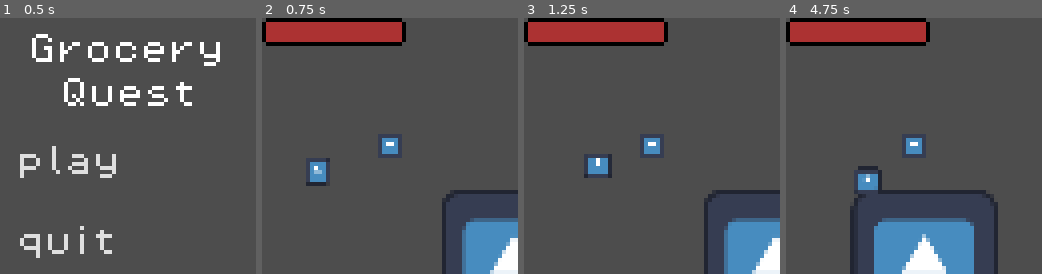
Above: before the commit, frames 1-4 (left to right).
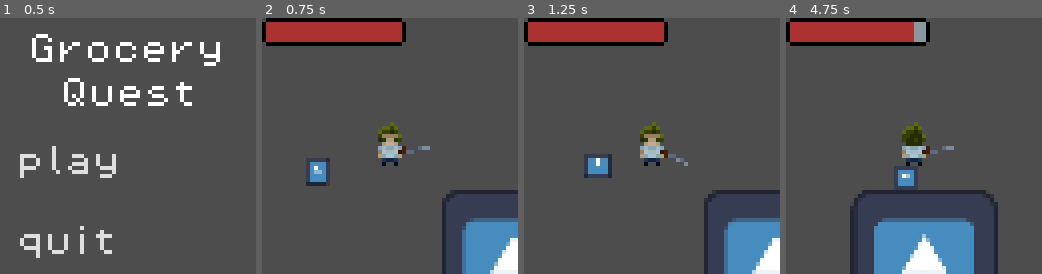
Above: after the commit, the same moments.

Repository: GaetanoRe/GroceryQuest
Game: Godot game, scene res://scenes/UI/main_menu.tscn
Same seed, same stepped clock (60 frames per second), same inputs: the game is played once before the commit and once after it. The engine's default icon, where the game draws it, is replaced by a stand-in: a white triangle on a blue panel in a dark square.
Inputs (mouse positions are in pixels of both pictures, inside the frame that each line leads up to):
- Up to frame 1 (0.5 s): no input
- Up to frame 2 (0.75 s): click "play" at 0.5 s
- Up to frame 3 (1.25 s): no input
- Up to frame 4 (4.75 s): move the mouse to (970, 133) at 1.27 s; press the mouse at (970, 133) at 1.28 s; hold D (walk_right) 1.28-2.03 s; move the mouse to (862, 158) at 2.02 s; release the mouse at (862, 158) at 2.03 s; hold S (walk_down) 2.03-2.78 s; click (862, 158) at 2.1 s; move the mouse to (939, 89) at 2.77 s; press the mouse at (939, 89) at 2.78 s; hold D (walk_right) 2.78-3.53 s; move the mouse to (901, 197) at 3.52 s; release the mouse at (901, 197) at 3.53 s; hold W (walk_up) 3.53-4.28 s; click (901, 197) at 3.6 s; move the mouse to (990, 184) at 4.27 s; press the mouse at (990, 184) at 4.28 s; hold A (walk_left) from 4.28 s (still down)

Frame 1 is identical in both runs. In frame 2, 1.4% of the frame differs, in the area x 45-66%, y 40-58%; in frame 3, 1.4%; in frame 4, 3.0%, in the area x 26-66%, y 1-69%.

Commit message:
Attack Mechanic
added attack mechanic and animation. added walking animations as well

Diff:
--- a/scenes/enemy.tscn
+++ b/scenes/enemy.tscn
@@ -4,7 +4,7 @@
 [ext_resource type="Script" path="res://scenes/enemy.gd" id="1_uxv53"]
 
 [sub_resource type="RectangleShape2D" id="RectangleShape2D_x1ryj"]
-size = Vector2(44, 38)
+size = Vector2(56, 47)
 
 [sub_resource type="RectangleShape2D" id="RectangleShape2D_nkegf"]
 size = Vector2(6, 6)
@@ -13,7 +13,6 @@
 radius = 6.0
 
 [node name="Enemy" type="CharacterBody2D"]
-position = Vector2(0, -2)
 script = ExtResource("1_uxv53")
 metadata/_edit_group_ = true
 
--- a/scenes/player/player.tscn
+++ b/scenes/player/player.tscn
@@ -1,22 +1,165 @@
-[gd_scene load_steps=5 format=3 uid="uid://bilijqk4xkux4"]
+[gd_scene load_steps=18 format=3 uid="uid://bilijqk4xkux4"]
 
 [ext_resource type="Script" path="res://scripts/player/player.gd" id="1_brhwy"]
-[ext_resource type="Texture2D" uid="uid://cmr1yfws58ofn" path="res://icon.svg" id="2_raxmv"]
+[ext_resource type="Texture2D" uid="uid://deovbvmod6kea" path="res://assets/Character/GQ_MC.png" id="2_5jf2e"]
+[ext_resource type="Texture2D" uid="uid://bn8s541u8ygu7" path="res://assets/GQ_SwordAnim.png" id="3_ecgo6"]
+
+[sub_resource type="AtlasTexture" id="AtlasTexture_as07r"]
+atlas = ExtResource("2_5jf2e")
+region = Rect2(96, 0, 32, 32)
+
+[sub_resource type="AtlasTexture" id="AtlasTexture_272gv"]
+atlas = ExtResource("2_5jf2e")
+region = Rect2(0, 0, 32, 32)
+
+[sub_resource type="AtlasTexture" id="AtlasTexture_2yhhd"]
+atlas = ExtResource("2_5jf2e")
+region = Rect2(96, 0, 32, 32)
+
+[sub_resource type="AtlasTexture" id="AtlasTexture_eluxg"]
+atlas = ExtResource("2_5jf2e")
+region = Rect2(128, 0, 32, 32)
+
+[sub_resource type="AtlasTexture" id="AtlasTexture_1xc8r"]
+atlas = ExtResource("2_5jf2e")
+region = Rect2(160, 0, 32, 32)
+
+[sub_resource type="AtlasTexture" id="AtlasTexture_1dmbk"]
+atlas = ExtResource("2_5jf2e")
+region = Rect2(0, 0, 32, 32)
+
+[sub_resource type="AtlasTexture" id="AtlasTexture_ulpev"]
+atlas = ExtResource("2_5jf2e")
+region = Rect2(32, 0, 32, 32)
+
+[sub_resource type="AtlasTexture" id="AtlasTexture_uh83t"]
+atlas = ExtResource("2_5jf2e")
+region = Rect2(64, 0, 32, 32)
+
+[sub_resource type="SpriteFrames" id="SpriteFrames_0vrdj"]
+animations = [{
+"frames": [{
+"duration": 1.0,
+"texture": SubResource("AtlasTexture_as07r")
+}],
+"loop": true,
+"name": &"down_idle",
+"speed": 5.0
+}, {
+"frames": [{
+"duration": 1.0,
+"texture": SubResource("AtlasTexture_272gv")
+}],
+"loop": true,
+"name": &"up_idle",
+"speed": 5.0
+}, {
+"frames": [{
+"duration": 1.0,
+"texture": SubResource("AtlasTexture_2yhhd")
+}, {
+"duration": 1.0,
+"texture": SubResource("AtlasTexture_eluxg")
+}, {
+"duration": 1.0,
+"texture": SubResource("AtlasTexture_1xc8r")
+}],
+"loop": true,
+"name": &"walk_down",
+"speed": 10.0
+}, {
+"frames": [{
+"duration": 1.0,
+"texture": SubResource("AtlasTexture_1dmbk")
+}, {
+"duration": 1.0,
+"texture": SubResource("AtlasTexture_ulpev")
+}, {
+"duration": 1.0,
+"texture": SubResource("AtlasTexture_uh83t")
+}],
+"loop": true,
+"name": &"walk_up",
+"speed": 10.0
+}]
 
 [sub_resource type="RectangleShape2D" id="RectangleShape2D_wtylo"]
 size = Vector2(6, 6)
 
 [sub_resource type="CircleShape2D" id="CircleShape2D_2tflk"]
 radius = 6.0
+
+[sub_resource type="Animation" id="Animation_aelxx"]
+resource_name = "sword_swing"
+length = 0.4
+loop_mode = 1
+tracks/0/type = "value"
+tracks/0/imported = false
+tracks/0/enabled = true
+tracks/0/path = NodePath("melee_weapons/sword:position")
+tracks/0/interp = 1
+tracks/0/loop_wrap = true
+tracks/0/keys = {
+"times": PackedFloat32Array(0, 0.2, 0.4),
+"transitions": PackedFloat32Array(1, 1, 1),
+"update": 0,
+"values": [Vector2(5, -2), Vector2(7, 2), Vector2(4, 6)]
+}
+tracks/1/type = "value"
+tracks/1/imported = false
+tracks/1/enabled = true
+tracks/1/path = NodePath("melee_weapons/sword:rotation")
+tracks/1/interp = 1
+tracks/1/loop_wrap = true
+tracks/1/keys = {
+"times": PackedFloat32Array(0, 0.2, 0.4),
+"transitions": PackedFloat32Array(1, 1, 1),
+"update": 0,
+"values": [-1.18941, 0.0419603, 1.23307]
+}
+
+[sub_resource type="Animation" id="Animation_m1hyp"]
+length = 0.001
+tracks/0/type = "value"
+tracks/0/imported = false
+tracks/0/enabled = true
+tracks/0/path = NodePath("melee_weapons/sword:position")
+tracks/0/interp = 1
+tracks/0/loop_wrap = true
+tracks/0/keys = {
+"times": PackedFloat32Array(0),
+"transitions": PackedFloat32Array(1),
+"update": 0,
+"values": [Vector2(7, 3)]
+}
+tracks/1/type = "value"
+tracks/1/imported = false
+tracks/1/enabled = true
+tracks/1/path = NodePath("melee_weapons/sword:rotation")
+tracks/1/interp = 1
+tracks/1/loop_wrap = true
+tracks/1/keys = {
+"times": PackedFloat32Array(0),
+"transitions": PackedFloat32Array(1),
+"update": 0,
+"values": [0.0142999]
+}
+
+[sub_resource type="AnimationLibrary" id="AnimationLibrary_sq6yn"]
+_data = {
+"RESET": SubResource("Animation_m1hyp"),
+"sword_swing": SubResource("Animation_aelxx")
+}
 
 [node name="Player" type="CharacterBody2D" groups=["player"]]
 collision_layer = 3
 collision_mask = 3
 script = ExtResource("1_brhwy")
 
-[node name="Sprite2D" type="Sprite2D" parent="."]
-scale = Vector2(0.05, 0.052)
-texture = ExtResource("2_raxmv")
+[node name="character_sprite" type="AnimatedSprite2D" parent="."]
+texture_filter = 1
+sprite_frames = SubResource("SpriteFrames_0vrdj")
+animation = &"down_idle"
 
 [node name="CollisionShape2D" type="CollisionShape2D" parent="."]
 light_mask = 3
@@ -32,6 +175,26 @@
 
 [node name="AttackCooldown" type="Timer" parent="."]
 
+[node name="melee_weapons" type="Node2D" parent="."]
+texture_filter = 1
+
+[node name="sword" type="Sprite2D" parent="melee_weapons"]
+position = Vector2(7, 3)
+rotation = 0.0142999
+scale = Vector2(0.8, 0.8)
+texture = ExtResource("3_ecgo6")
+region_enabled = true
+region_rect = Rect2(8, 16, 24, 8)
+
+[node name="AnimationPlayer" type="AnimationPlayer" parent="melee_weapons/sword"]
+root_node = NodePath("../../..")
+libraries = {
+"": SubResource("AnimationLibrary_sq6yn")
+}
+autoplay = "sword_swing"
+
+[node name="deal_attack_timer" type="Timer" parent="."]
+
 [connection signal="body_entered" from="PlayerHurtbox" to="." method="_on_player_hurtbox_body_entered"]
 [connection signal="body_exited" from="PlayerHurtbox" to="." method="_on_player_hurt4box_body_exited"]
 [connection signal="timeout" from="AttackCooldown" to="." method="_on_attack_cooldown_timeout"]
--- a/scripts/player/player.gd
+++ b/scripts/player/player.gd
@@ -9,6 +9,7 @@
 var enemy_attack_cooldown = true
 var health = 100
 var player_alive = true
+var current_dir = "none"
 
 var attack_ip = false
 
@@ -32,6 +33,23 @@
 	velocity.x = direction.x * SPEED
 	velocity.y = direction.y * SPEED
 
+	if Input.is_action_pressed("walk_up"):
+		current_dir = "up"
+		player_animation(1)
+	elif Input.is_action_pressed("walk_down"):
+		current_dir = "down"
+		player_animation(1)
+	else:
+		player_animation(0)
+
+#We will add these when we get the side walk animation
+	#elif Input.is_action_pressed("walk_right"):
+		#current_dir = "right"
+		#player_animation(1)
+	#elif Input.is_action_pressed("walk_left"):
+		#current_dir = "left"
+		#player_animation(1)
+
 	enemy_attack()
 	move_and_slide()
 
@@ -41,6 +59,38 @@
 		print("player has been killed")
 		var main_scene = load("res://scenes/main_scene.tscn")
 		get_tree().change_scene_to_packed(main_scene)
+
+func player_animation(movement):
+	var dir = current_dir
+	var anim = $character_sprite
+
+	#Animation for left and right
+	#if dir == "right":
+		#anim.flip_h = false
+		#if movement == 1:
+			#anim.play("side_walk")
+		#elif movement == 0:
+			#anim.play("side_idle")
+
+	#if dir == "left":
+		#anim.flip_h = true
+		#if movement == 1:
+			#anim.play("side_walk")
+		#elif movement == 0:
+			#anim.play("side_idle")
+
+	if dir == "up":
+		if movement == 1:
+			anim.play("walk_up")
+		elif movement == 0:
+			anim.play("up_idle")
+
+	if dir == "down":
+		if movement == 1:
+			anim.play("walk_down")
+		elif movement == 0:
+			anim.play("down_idle")
+
 
 
 func player():
@@ -54,9 +104,20 @@
 		print(health)
 
 
-
 func _on_attack_cooldown_timeout():
 	enemy_attack_cooldown = true
+
+func attack():
+	var dir = current_dir
+
+	#started input for attack 8/6/24
+	if Input.is_action_pressed("attack"):
+		global.player_current_attack = true
+		attack_ip = true
+
+
+
+
 
 
 func _on_player_hurtbox_body_entered(body):
@@ -64,7 +125,6 @@
 		enemy_in_range = true
 
 
-
 func _on_player_hurt4box_body_exited(body):
 	if body.has_method("enemy"):
 		enemy_in_range = false
Binary file added: assets/Character/GQ_MC.png
Not shown, added: assets/Character/GQ_MC.png.import
Binary file added: assets/GQ_SwordAnim.png
Not shown, added: assets/GQ_SwordAnim.png.import
